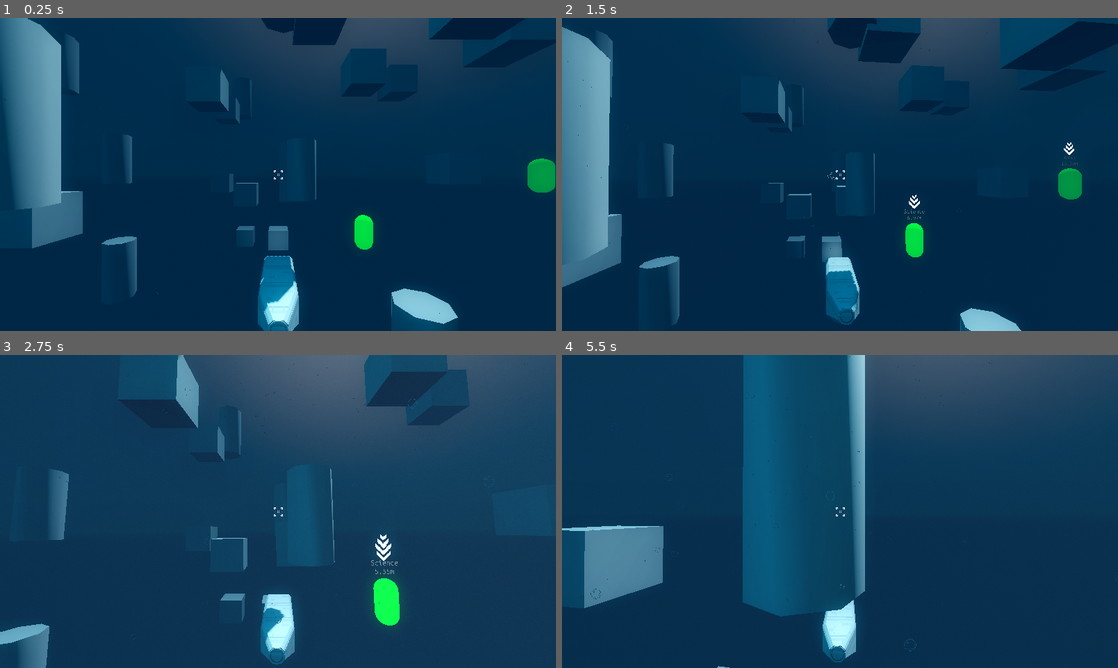
Above: before the commit, frames 1-4 (two rows, left to right).
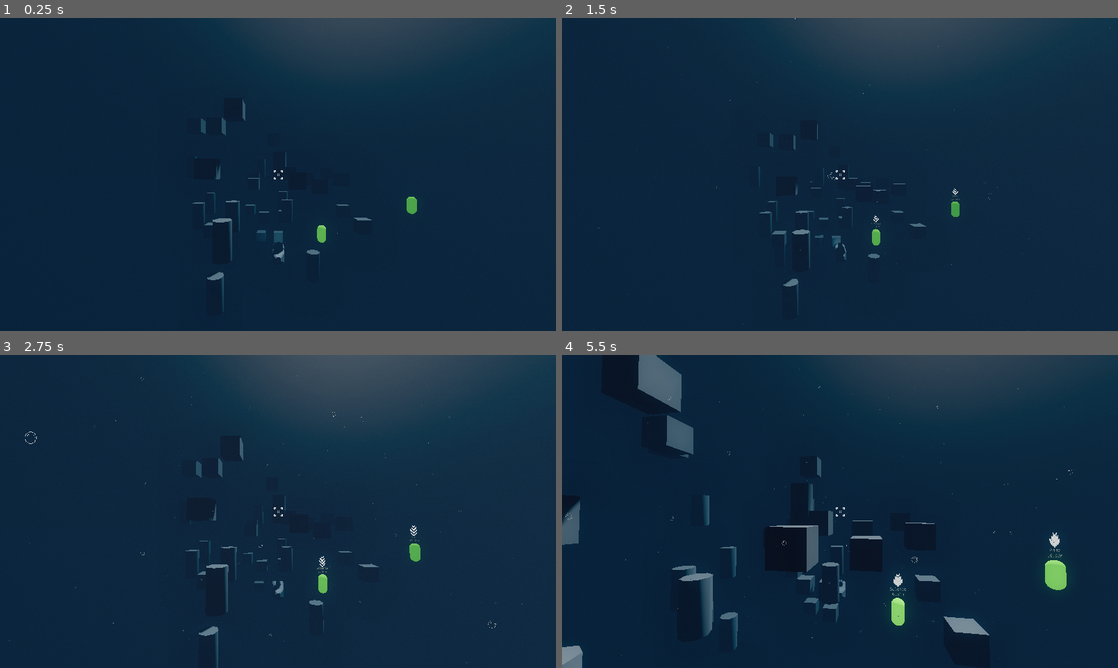
Above: after the commit, the same moments.

Repository: cogwerkz/ldjam57-depths
Game: Godot game, scene res://arena/Game.tscn
Two runs of this game, one before a commit and one after it. Both use one fixed random seed, a clock stepped at 60 frames per second and the inputs below.
Inputs (mouse positions are in pixels of both pictures, inside the frame that each line leads up to):
- Up to frame 1 (0.25 s): no input
- Up to frame 2 (1.5 s): move the mouse to (867, 174) at 0.52 s; hold W (throttle_forward) from 0.53 s (still down); tap Middle mouse button (tertiary_action) at 0.6 s; move the mouse to (812, 174) at 1.27 s; tap Shift (throttle_overdrive) at 1.35 s
- Up to frame 3 (2.75 s): keep holding W (throttle_forward); move the mouse to (289, 505) at 2.02 s; tap Middle mouse button (tertiary_action) at 2.1 s
- Up to frame 4 (5.5 s): keep holding W (throttle_forward); move the mouse to (834, 517) at 2.77 s; tap Shift (throttle_overdrive) at 2.85, 4.35 s; move the mouse to (878, 514) at 3.52 s; tap Middle mouse button (tertiary_action) at 3.6, 5.1 s; move the mouse to (795, 508) at 4.27 s; move the mouse to (845, 511) at 5.02 s

The runs differ from the first frame. In frame 1, 18% of the frame differs, in the area x 0-100%, y 0-100%; in frame 2, 16%; in frame 3, 57%; in frame 4, 56%.

Commit message:
Interpolate ambient lighting with player depth

Diff:
--- a/arena/Game.tscn
+++ b/arena/Game.tscn
@@ -4,7 +4,9 @@
 [ext_resource type="PackedScene" uid="uid://cad4krsh3wyd8" path="res://entity/player/PlayerSubmarine.tscn" id="1_05u1r"]
 [ext_resource type="Script" uid="uid://bcua7wbucy3t8" path="res://arena/main_camera.gd" id="1_x3x3p"]
 [ext_resource type="Shader" uid="uid://corko8ytv0xqw" path="res://entity/player/GodRays.gdshader" id="2_0yfs5"]
+[ext_resource type="Texture2D" uid="uid://7us4b7jd0a5t" path="res://arena/sky_map.tres" id="2_1ovjp"]
 [ext_resource type="PackedScene" uid="uid://d2qplnx88ayhy" path="res://entity/pickup/Pickup.tscn" id="3_m1fsu"]
+[ext_resource type="Texture2D" uid="uid://nhxn14xvjxwb" path="res://arena/depth_map.tres" id="3_o54ke"]
 [ext_resource type="Script" uid="uid://c8yoc788wd6p8" path="res://entity/player/light_rays.gd" id="3_x3x3p"]
 [ext_resource type="Script" uid="uid://7ro7qnlxtkct" path="res://entity/player/skill_tree_resource.gd" id="8_1ovjp"]
 [ext_resource type="PackedScene" uid="uid://bhlx0sw2e3brp" path="res://GUI/elements/skill_tree_panel.tscn" id="8_3ym2b"]
@@ -12,6 +14,7 @@
 [sub_resource type="ProceduralSkyMaterial" id="ProceduralSkyMaterial_tsql1"]
 sky_top_color = Color(3.85046e-07, 0.404074, 0.579226, 1)
 sky_horizon_color = Color(0.328597, 0.448317, 0.508163, 1)
+sky_energy_multiplier = 0.0
 ground_bottom_color = Color(2.10572e-08, 0.0748081, 0.139041, 1)
 ground_horizon_color = Color(0.328597, 0.448317, 0.508163, 1)
 
@@ -21,14 +24,15 @@
 [sub_resource type="Environment" id="Environment_kre3w"]
 background_mode = 2
 sky = SubResource("Sky_05u1r")
-tonemap_mode = 2
+tonemap_mode = 4
 glow_enabled = true
 glow_bloom = 0.3
 fog_enabled = true
 fog_light_color = Color(0, 0.113616, 0.184857, 1)
 fog_sun_scatter = 0.05
-fog_density = 0.2
+fog_density = 0.1
 fog_sky_affect = 0.98
+fog_depth_curve = 0.0824694
 
 [sub_resource type="Resource" id="Resource_1ovjp"]
 script = ExtResource("8_1ovjp")
@@ -50,8 +54,12 @@
 shader_parameter/light_source_dir = Vector3(0.5, -1, 0.25)
 shader_parameter/camera_dir = Vector3(-0.5, 1, -0.25)
 
-[node name="Game" type="Node3D"]
+[node name="Game" type="Node3D" node_paths=PackedStringArray("environment", "sun")]
 script = ExtResource("1_1ovjp")
+sky_map = ExtResource("2_1ovjp")
+depth_map = ExtResource("3_o54ke")
+environment = NodePath("WorldEnvironment")
+sun = NodePath("DirectionalLight3D")
 
 [node name="DirectionalLight3D" type="DirectionalLight3D" parent="."]
 transform = Transform3D(-0.866023, -0.433016, 0.250001, 0, 0.499998, 0.866027, -0.500003, 0.749999, -0.43301, 0, 0, 0)
--- /dev/null
+++ b/arena/depth_map.tres
@@ -0,0 +1,7 @@
+[gd_resource type="GradientTexture1D" load_steps=2 format=3 uid="uid://nhxn14xvjxwb"]
+
+[sub_resource type="Gradient" id="Gradient_wqx5p"]
+colors = PackedColorArray(0, 0.0745098, 0.137255, 1, 5.2643e-09, 0.00923188, 0.023827, 1)
+
+[resource]
+gradient = SubResource("Gradient_wqx5p")
--- a/arena/game.gd
+++ b/arena/game.gd
@@ -1,6 +1,12 @@
 extends Node3D
 
+@onready var player_submarine = $Player/PlayerSubmarine
 @onready var skill_tree_panel = %SkillTreePanel
+
+@export var sky_map: GradientTexture1D
+@export var depth_map: GradientTexture1D
+@export var environment: WorldEnvironment
+@export var sun: DirectionalLight3D
 
 func _input(event: InputEvent) -> void:
 	if event.is_action_pressed("ui_cancel"):
@@ -16,3 +22,16 @@
 	else:
 		get_tree().paused = false
 		Input.set_mouse_mode(Input.MOUSE_MODE_CAPTURED)
+
+func _process(_delta: float) -> void:
+	var depth = player_submarine.global_position.y
+	var t = absf(clampf(depth, -100.0, 0.0)) / 100.0
+	var depth_color = depth_map.gradient.sample(t)
+	var sky_color = sky_map.gradient.sample(t)
+
+	var sky_material = (environment.environment.sky.sky_material as ProceduralSkyMaterial)
+	sky_material.ground_bottom_color = depth_color
+	sky_material.ground_horizon_color = depth_color
+	sky_material.sky_top_color = sky_color
+	sky_material.sky_horizon_color = depth_color
+	sun.light_energy = 1.0 - t
--- /dev/null
+++ b/arena/sky_map.tres
@@ -0,0 +1,7 @@
+[gd_resource type="GradientTexture1D" load_steps=2 format=3 uid="uid://7us4b7jd0a5t"]
+
+[sub_resource type="Gradient" id="Gradient_6loje"]
+colors = PackedColorArray(0, 0.403922, 0.580392, 1, 3.1285e-07, 0.165551, 0.250361, 1)
+
+[resource]
+gradient = SubResource("Gradient_6loje")
--- a/entity/player/PlayerSubmarine.tscn
+++ b/entity/player/PlayerSubmarine.tscn
@@ -1,10 +1,11 @@
-[gd_scene load_steps=16 format=3 uid="uid://cad4krsh3wyd8"]
+[gd_scene load_steps=18 format=3 uid="uid://cad4krsh3wyd8"]
 
 [ext_resource type="Script" uid="uid://bq6b30eup0a7w" path="res://entity/player/player_submarine.gd" id="1_vby8d"]
 [ext_resource type="PackedScene" uid="uid://x306rtslsbp5" path="res://assets/raw/submarine.glb" id="2_7ojpt"]
 [ext_resource type="Texture2D" uid="uid://civxmtuwakep8" path="res://assets/raw/crosshair.png" id="2_xs68m"]
 [ext_resource type="Texture2D" uid="uid://c34y5ght4fxfo" path="res://assets/raw/direction.png" id="3_f1t2n"]
 [ext_resource type="Texture2D" uid="uid://btskdn3i6epjr" path="res://assets/raw/bubble.png" id="5_x8ejc"]
+[ext_resource type="PackedScene" uid="uid://bk71fgpxlstc5" path="res://assets/raw/turret.glb" id="6_0yxng"]
 
 [sub_resource type="CapsuleShape3D" id="CapsuleShape3D_vby8d"]
 height = 4.5063
@@ -20,7 +21,7 @@
 curve = SubResource("Curve_x8ejc")
 
 [sub_resource type="Curve" id="Curve_0yxng"]
-_data = [Vector2(0, 0), 0.0, 0.0, 0, 0, Vector2(0.9825, 0.27646), -1.54916, -1.54916, 0, 0, Vector2(1, 0), 0.0, 0.0, 0, 0]
+_data = [Vector2(0, 0), 0.0, 0.0, 0, 0, Vector2(0.987205, 0.170736), -1.54916, -1.54916, 0, 0, Vector2(1, 0), 0.0, 0.0, 0, 0]
 point_count = 3
 
 [sub_resource type="CurveTexture" id="CurveTexture_dm1q4"]
@@ -32,16 +33,23 @@
 direction = Vector3(0, 1, 0)
 spread = 15.0
 initial_velocity_min = 1.0
-initial_velocity_max = 11.0
+initial_velocity_max = 5.0
 gravity = Vector3(0, 0, 0)
 scale_min = 0.0
 scale_curve = SubResource("CurveTexture_dm1q4")
 alpha_curve = SubResource("CurveTexture_y18wg")
+turbulence_noise_strength = 0.5
+turbulence_noise_scale = 0.2
+turbulence_influence_min = 0.124
+turbulence_influence_max = 0.138
+turbulence_initial_displacement_min = -0.399999
+turbulence_initial_displacement_max = 8.3
 
 [sub_resource type="StandardMaterial3D" id="StandardMaterial3D_vka5r"]
 transparency = 1
 depth_draw_mode = 1
 no_depth_test = true
+shading_mode = 0
 albedo_texture = ExtResource("5_x8ejc")
 texture_filter = 0
 disable_receive_shadows = true
@@ -57,6 +65,9 @@
 [sub_resource type="SphereShape3D" id="SphereShape3D_x8ejc"]
 radius = 30.0
 
+[sub_resource type="SphereShape3D" id="SphereShape3D_0yxng"]
+radius = 30.0
+
 [node name="PlayerSubmarine" type="RigidBody3D"]
 script = ExtResource("1_vby8d")
 
@@ -69,7 +80,7 @@
 
 [node name="Camera3D" type="Camera3D" parent="."]
 unique_name_in_owner = true
-transform = Transform3D(1, 0, 0, 0, 1, 0, 0, 0, 1, 0, 3.8, 6.7)
+transform = Transform3D(1, 0, 0, 0, 1, 0, 0, 0, 1, 0, 7.7, 19.8)
 
 [node name="SpotLight3D" type="SpotLight3D" parent="."]
 transform = Transform3D(1, 0, 0, 0, 1, 0, 0, 0, 1, 0, 0, -2.3)
@@ -124,7 +135,7 @@
 shape = SubResource("SphereShape3D_f1t2n")
 
 [node name="BubbleParticles" type="GPUParticles3D" parent="."]
-amount = 4096
+amount = 2048
 lifetime = 4.0
 preprocess = 1.0
 randomness = 0.5
@@ -139,3 +150,22 @@
 
 [node name="CollisionShape3D" type="CollisionShape3D" parent="Scanner"]
 shape = SubResource("SphereShape3D_x8ejc")
+
+[node name="TurretMount" type="Marker3D" parent="."]
+
+[node name="Area3D" type="Area3D" parent="TurretMount"]
+collision_layer = 0
+collision_mask = 8
+monitorable = false
+
+[node name="CollisionShape3D" type="CollisionShape3D" parent="TurretMount/Area3D"]
+shape = SubResource("SphereShape3D_0yxng")
+debug_color = Color(0.955557, 1.92523e-06, 0.542586, 0.42)
+
+[node name="Yaw" type="Node3D" parent="TurretMount"]
+transform = Transform3D(1, 0, 0, 0, 1, 0, 0, 0, 1, 0, 0.5, 0)
+
+[node name="Pitch" type="Node3D" parent="TurretMount/Yaw"]
+
+[node name="turret" parent="TurretMount/Yaw/Pitch" instance=ExtResource("6_0yxng")]
+transform = Transform3D(1, 0, 0, 0, 1, 0, 0, 0, 1, -1, -0.6, 0.8)
--- a/entity/player/player_submarine.gd
+++ b/entity/player/player_submarine.gd
@@ -78,33 +78,24 @@
 
 	var acceleration := current_state.linear_acceleration * 60.0 * delta
 	var overdrive = 1.0
-	var should_auto_level = true
 	if Input.is_action_pressed('throttle_overdrive'):
 		overdrive = 4.0
 	if Input.is_action_pressed('throttle_forward'):
 		apply_force(transform.basis.z * -acceleration * overdrive, Vector3.ZERO)
-		should_auto_level = false
 	if Input.is_action_pressed('throttle_backward'):
 		apply_force(transform.basis.z * acceleration * overdrive, Vector3.ZERO)
-		should_auto_level = false
 	if Input.is_action_pressed('throttle_up'):
 		apply_force(transform.basis.y * acceleration * overdrive, Vector3.ZERO)
-		should_auto_level = false
 	if Input.is_action_pressed('throttle_down'):
 		apply_force(transform.basis.y * -acceleration * overdrive, Vector3.ZERO)
-		should_auto_level = false
 	if Input.is_action_pressed('throttle_left'):
 		apply_force(transform.basis.x * -acceleration * overdrive, Vector3.ZERO)
-		should_auto_level = false
 	if Input.is_action_pressed('throttle_right'):
 		apply_force(transform.basis.x * acceleration * overdrive, Vector3.ZERO)
-		should_auto_level = false
 	if Input.is_action_pressed('roll_left'):
 		apply_torque(transform.basis.z * acceleration * overdrive * 0.2)
-		should_auto_level = false
 	if Input.is_action_pressed('roll_right'):
 		apply_torque(transform.basis.z * -acceleration * overdrive * 0.2)
-		should_auto_level = false
 
 	if Input.is_action_just_released("tertiary_action"):
 		scan()
@@ -115,20 +106,15 @@
 	apply_torque(transform.basis.y * (-yaw))
 	apply_torque(transform.basis.x * (-pitch))
 
-	if absf(yaw) > 0.5 || absf(pitch) > 0.5:
-		should_auto_level = false
-
-
 	update_gui()
 
 	mouse_deltas *= 0.5
 
-	if should_auto_level:
-		# Always point Y axis up - "auto-leveling"
-		var new_x = -global_transform.basis.z.cross(Vector3.UP).normalized()
-		var new_z = new_x.cross(Vector3.UP).normalized()
-		var new_basis = Basis(new_x, Vector3.UP, new_z)
-		global_transform.basis = global_transform.basis.slerp(new_basis, 0.8 * delta)
+	# Always point Y axis up - "auto-leveling"
+	var new_x = -global_transform.basis.z.cross(Vector3.UP).normalized()
+	var new_z = new_x.cross(Vector3.UP).normalized()
+	var new_basis = Basis(new_x, Vector3.UP, new_z)
+	global_transform.basis = global_transform.basis.slerp(new_basis, 0.8 * delta)
 
 func on_pickup(area: Area3D):
 	if area is Pickup:
